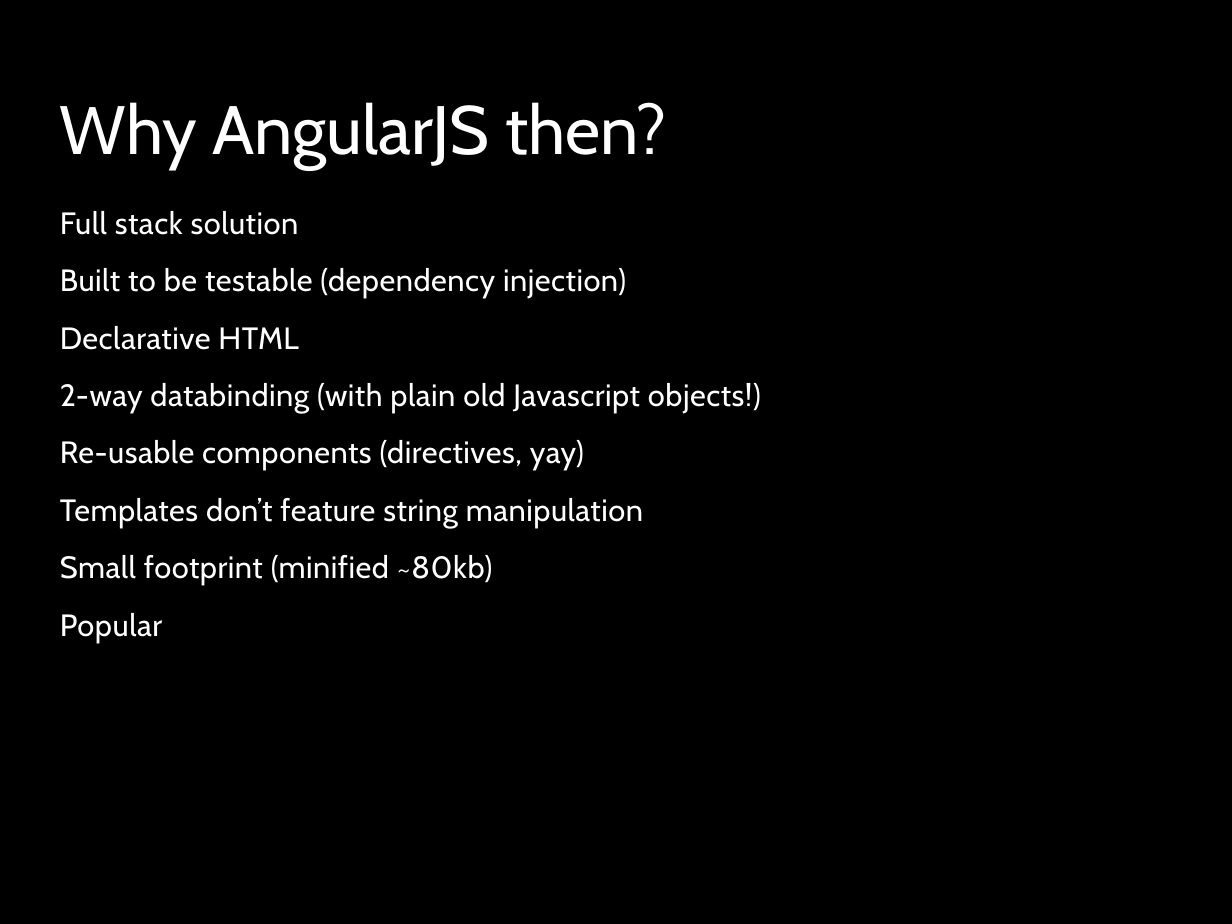
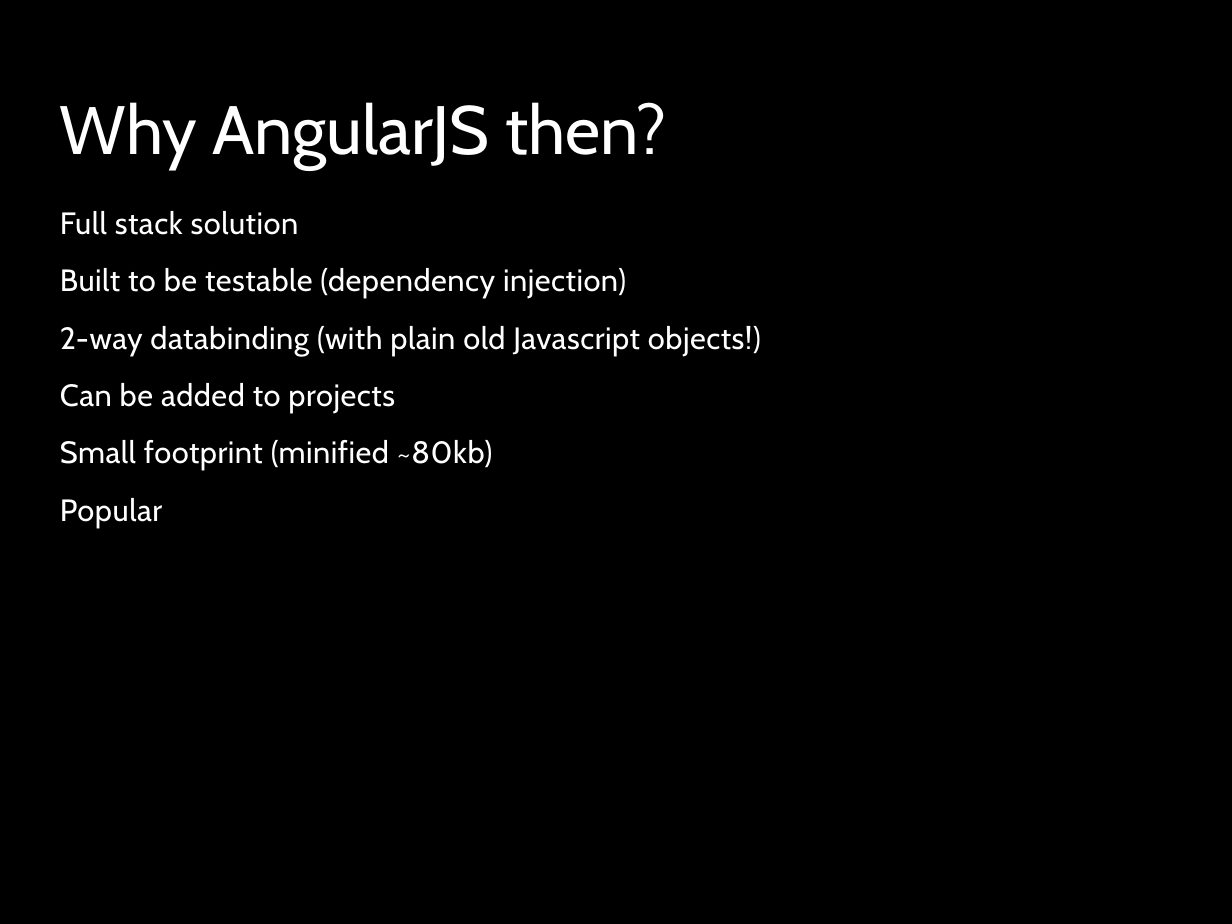
Before and after one commit to kevinkemp/Presentations, a slide deck: slide 6 of angularjs/AngularJS.pptx. Drawn at 1232x924 pixels with LibreOffice and Linux fonts; fonts in the diff are those of the drawing; background and template pictures are left out. Boxes give left, top, right and bottom in pixels: in the first picture for what was removed or moved away, otherwise in the second. Text is boxed around its words. In the diff, an @@ line names an element or a change of style, - is before the commit and + after.

```diff
--- a/angularjs/AngularJS.pptx
+++ b/angularjs/AngularJS.pptx
@@ text at box(60, 326, 298, 350): paragraph removed @@
-Declarative HTML
@@ text at box(60, 383, 395, 413): text changed @@
-Re-usable components (directives, yay)
-Templates don’t feature string manipulation
+Can be added to projects
```
Also in this commit, not shown: 2 other slides changed, 1 slide added.
